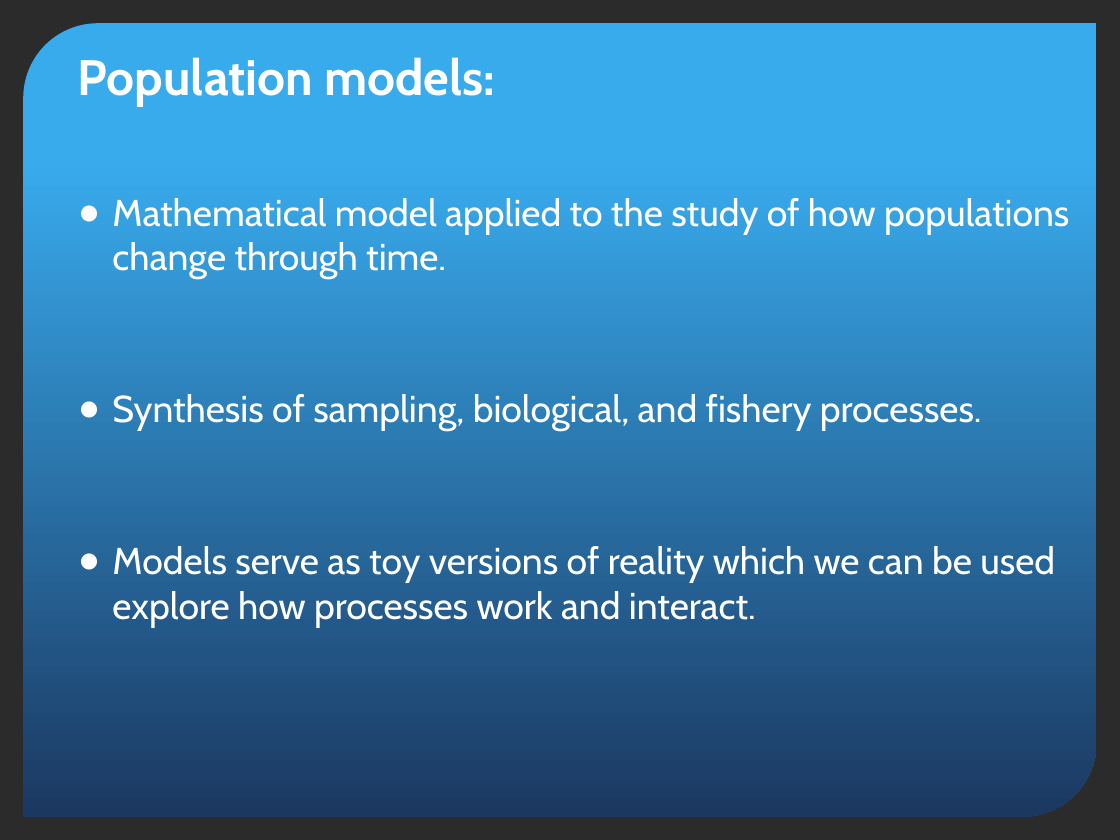
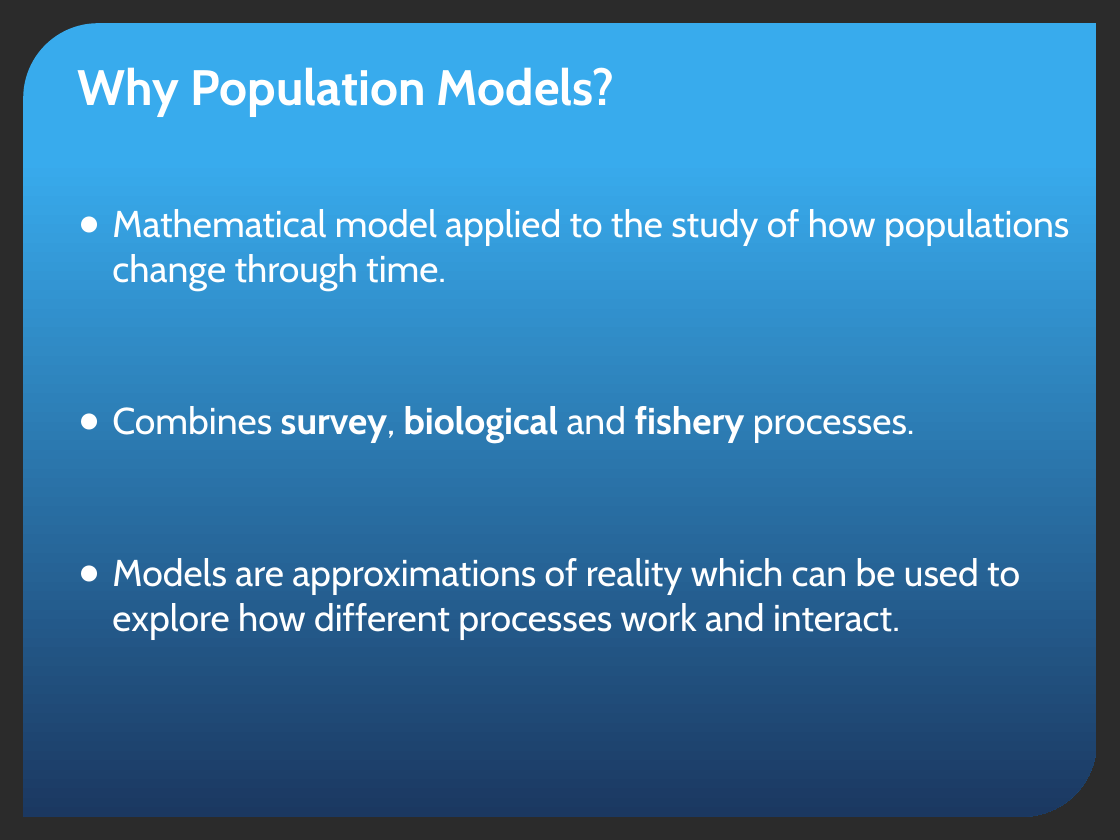
Before and after one commit to TobieSurette/snow-crab-population-dynamics, a slide deck: slide 2 of snow crab/Population Model.pptx. Drawn at 1120x840 pixels with LibreOffice and Linux fonts; fonts in the diff are those of the drawing; background and template pictures are left out; a plain dark background stands for a picture behind light text. Boxes give left, top, right and bottom in pixels: in the first picture for what was removed or moved away, otherwise in the second. Text is boxed around its words. In the diff, an @@ line names an element or a change of style, - is before the commit and + after.

```diff
--- a/snow crab/Population Model.pptx
+++ b/snow crab/Population Model.pptx
@@ title at (78,67,615,115): text changed @@
-Population models:
+Why Population Models?
@@ text "Mathematical model applied to the ...": place and size @@
-text "Mathematical model applied to the ..." at (112,198,1069,627)
+text "Mathematical model applied to the ..." at (112,209,1069,639)
@@ text at (112,406,1020,639): text changed @@
-● Synthesis of sampling, biological, and fishery processes.
-● Models serve as toy versions of reality which we can be used explore how processes work and interact.
+● Combines survey, biological and fishery processes.
+● Models are approximations of reality which can be used to explore how different processes work and interact.
```
Also in this commit, not shown: 12 other slides changed, 4 slides added, 3 slides removed.
